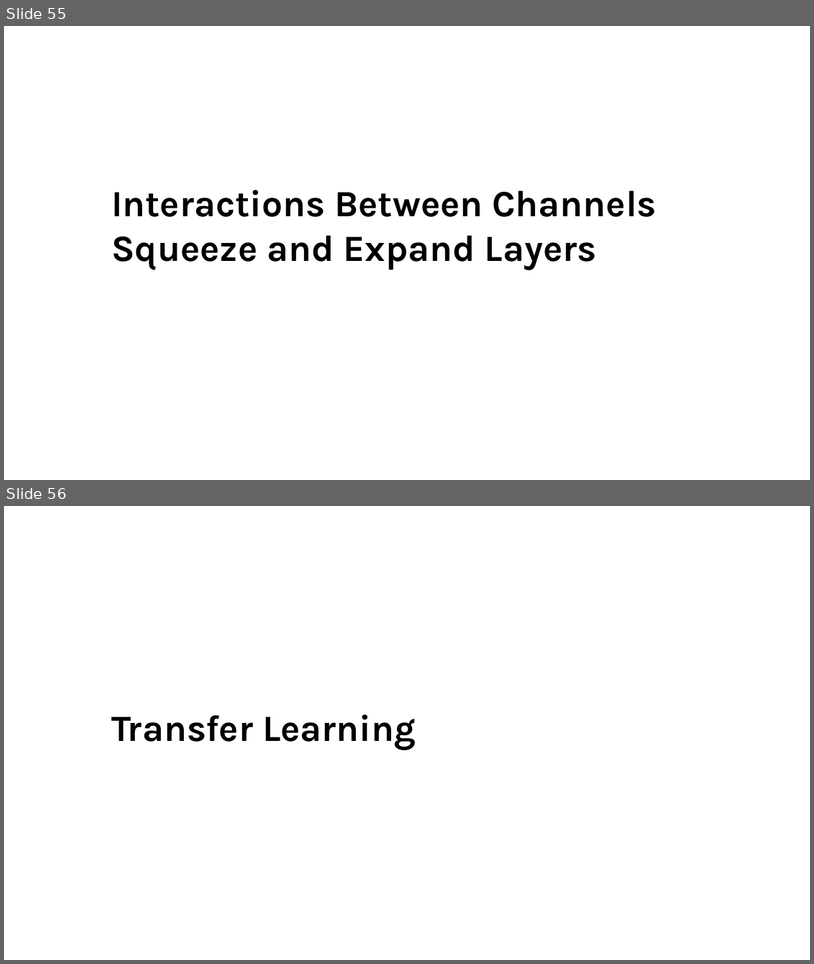
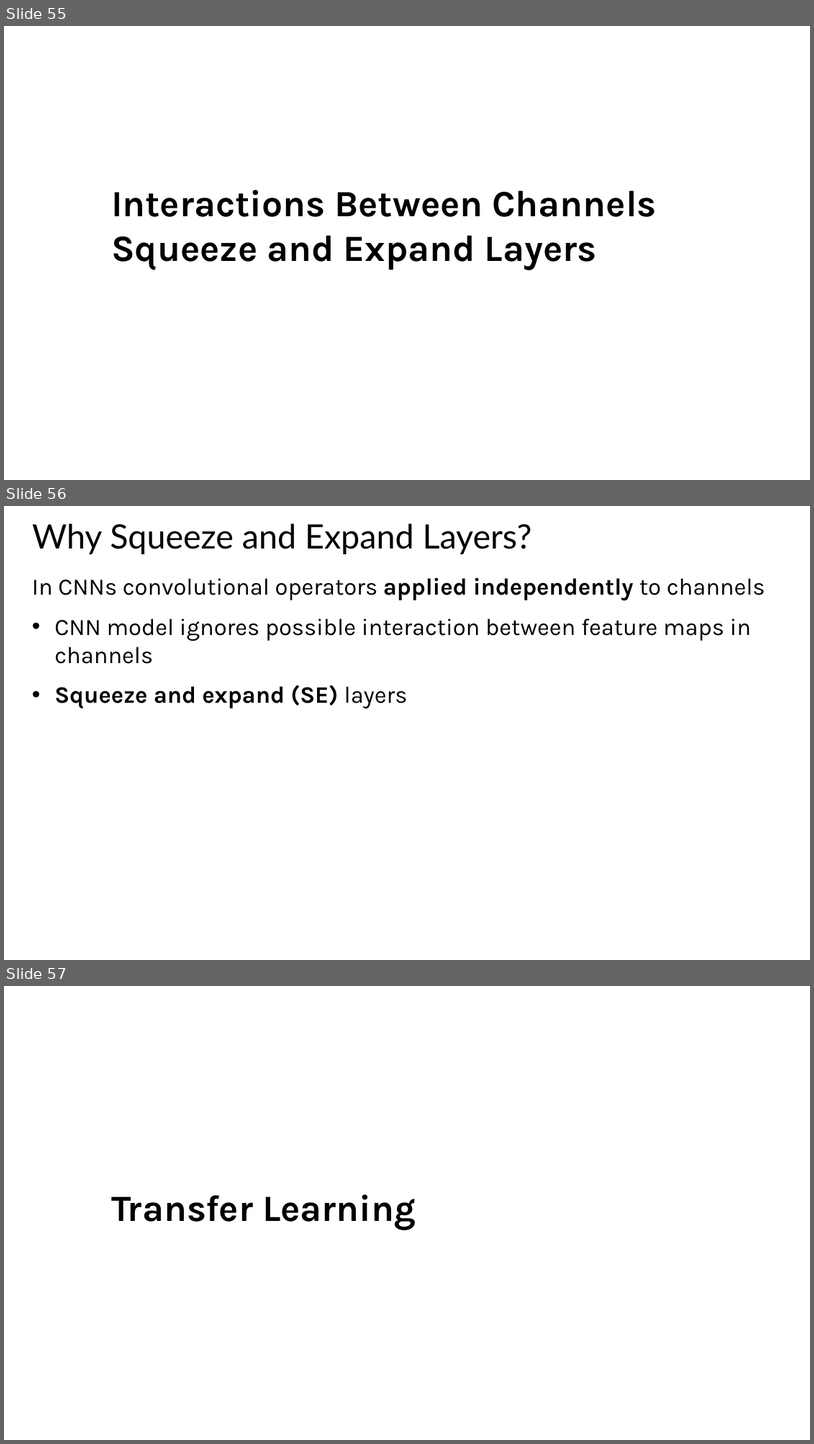
Before and after one commit to StephenElston/CSCI-E25, a slide deck: Slides/6_ConvolutionalNNs.pptx. Shown one above the other, each under a label of ours: slides 55 and 56 before the commit, slides 55, 56 and 57 after it. The pictures are 814x964 and 814x1444 pixels, drawn with LibreOffice and Linux fonts; fonts in the diff are those of the drawing. Boxes give left, top, right and bottom in pixels: in the first picture for what was removed or moved away, otherwise in the second. Text is boxed around its words. In the diff, an @@ line names an element or a change of style, - is before the commit and + after.

Commit message:
Added SE layer slide

```diff
--- a/Slides/6_ConvolutionalNNs.pptx
+++ b/Slides/6_ConvolutionalNNs.pptx
@@ slide 56 added at [4,506,810,960], background #FFFFFF @@
@@ title added at [32,523,532,554], 40 pt, text #000000 @@
+Why Squeeze and Expand Layers?
@@ text added at [32,577,766,708], 28 pt, text #000000 @@
+In CNNs convolutional operators applied independently to channels
+• CNN model ignores possible interaction between feature maps in channels
+• Squeeze and expand (SE) layers
@@ what was slide 56 is now slide 57 @@
```
Also in this commit, not shown: 2 slides changed.
